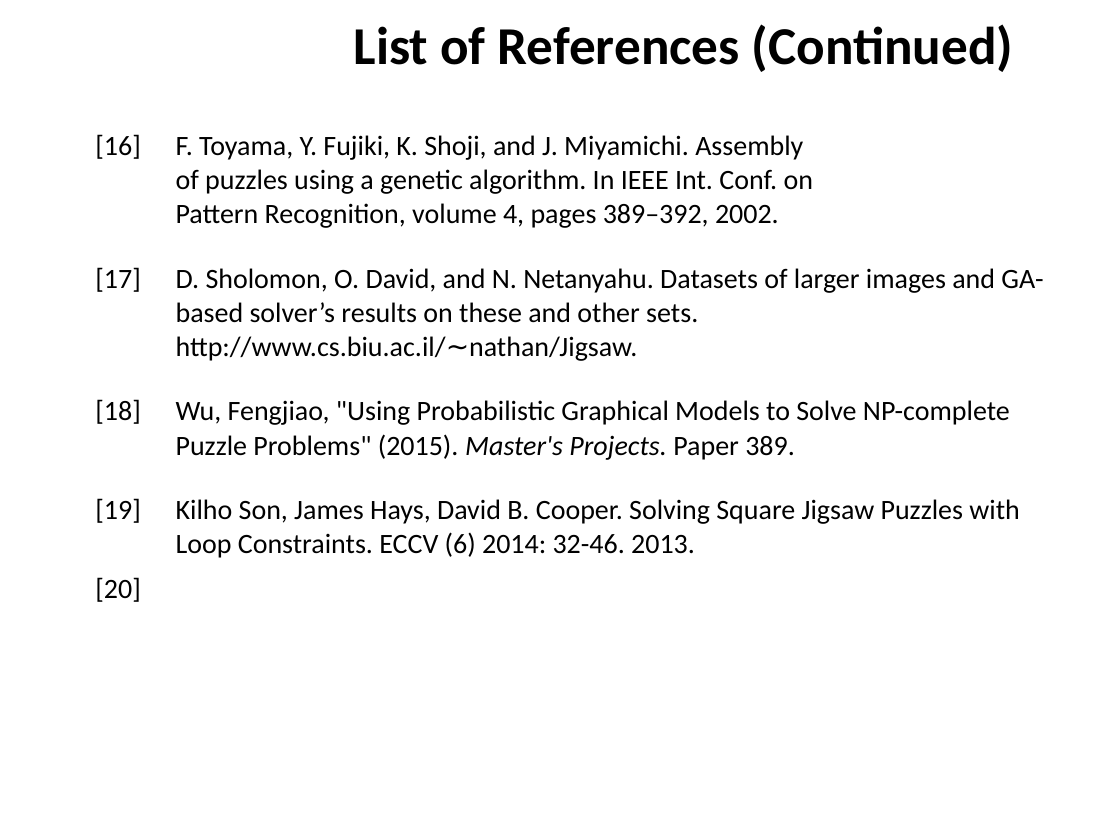
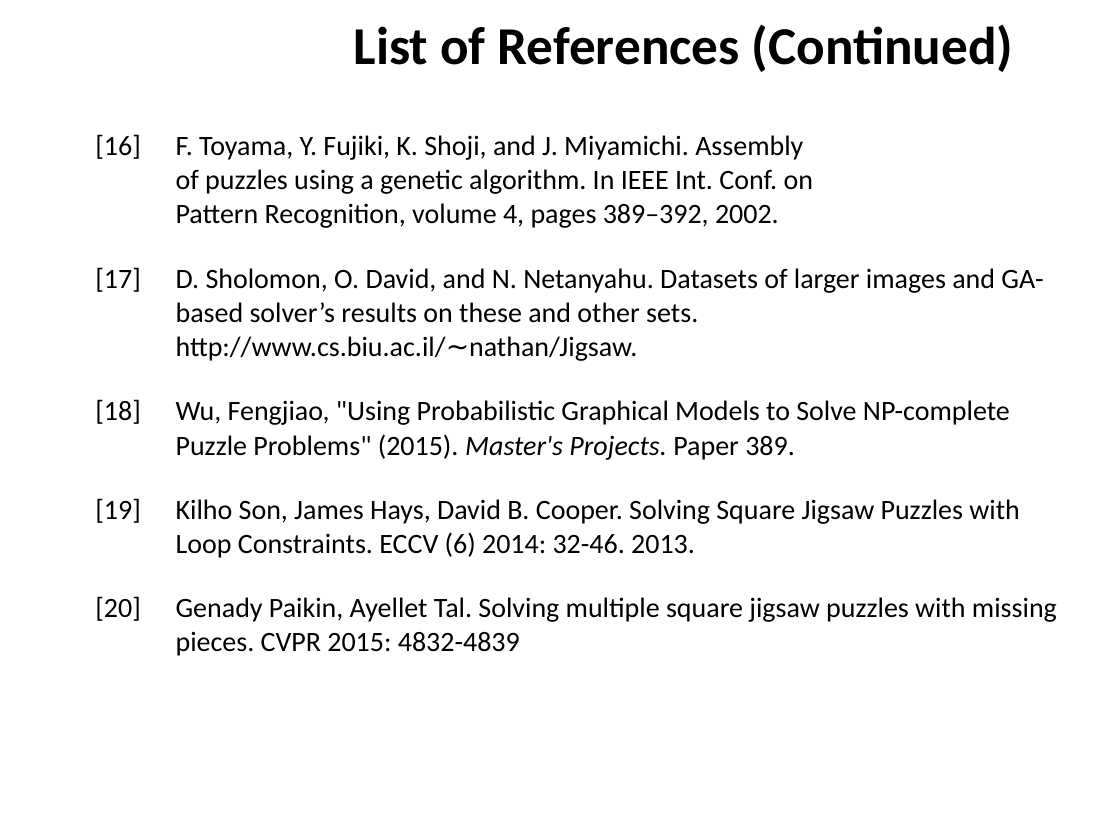
Before and after one commit to ZaydH/sjsu_thesis, a slide deck: slide 46 of Papers/Zayd_Hammoudeh_-_Square_Jigsaw_Puzzle_Problem_Literature_Review.pptx (slide 41 before the commit). Drawn at 1120x840 pixels with LibreOffice and Linux fonts; fonts in the diff are those of the drawing; background and template pictures are left out. Boxes give left, top, right and bottom in pixels: in the first picture for what was removed or moved away, otherwise in the second. Text is boxed around its words. In the diff, an @@ line names an element or a change of style, - is before the commit and + after.

```diff
--- a/Papers/Zayd_Hammoudeh_-_Square_Jigsaw_Puzzle_Problem_Literature_Review.pptx
+++ b/Papers/Zayd_Hammoudeh_-_Square_Jigsaw_Puzzle_Problem_Literature_Review.pptx
@@ table at [72,123,1077,660] @@
-row 5, column 2: 
+row 5, column 2: Genady Paikin, Ayellet Tal. Solving multiple square jigsaw puzzles with missing pieces. CVPR 2015: 4832-4839
```
Also in this commit, not shown: 8 other slides changed, 6 slides added, 1 slide removed, 2 other files.
